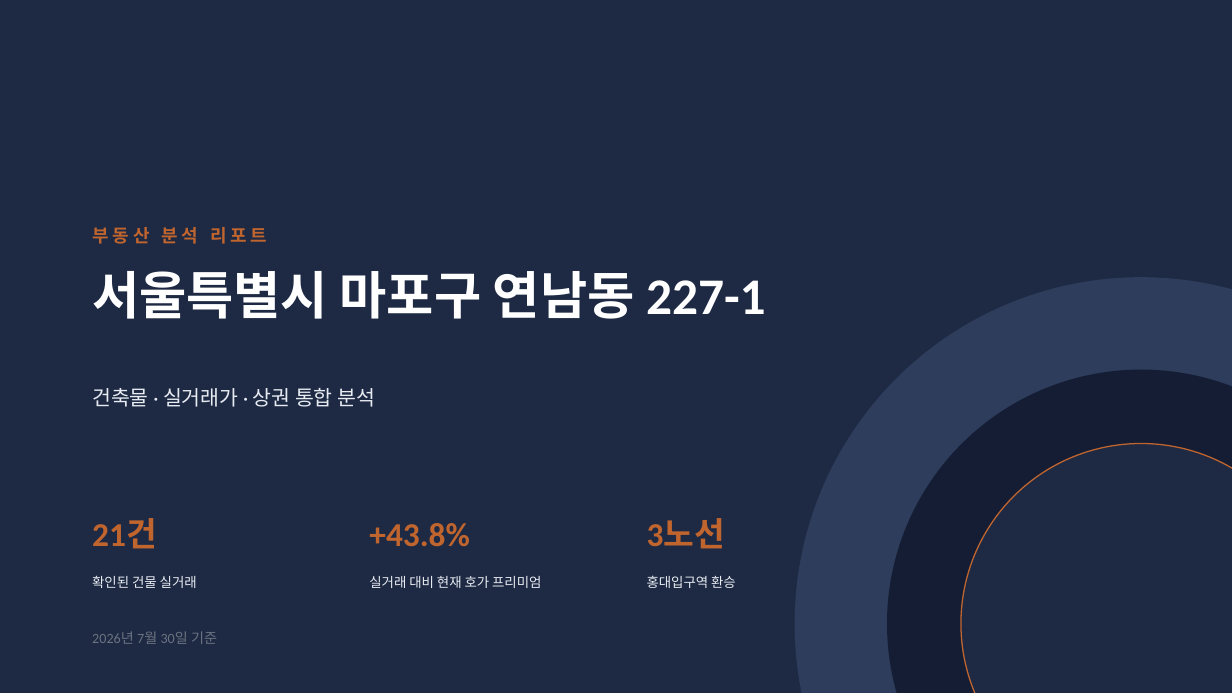
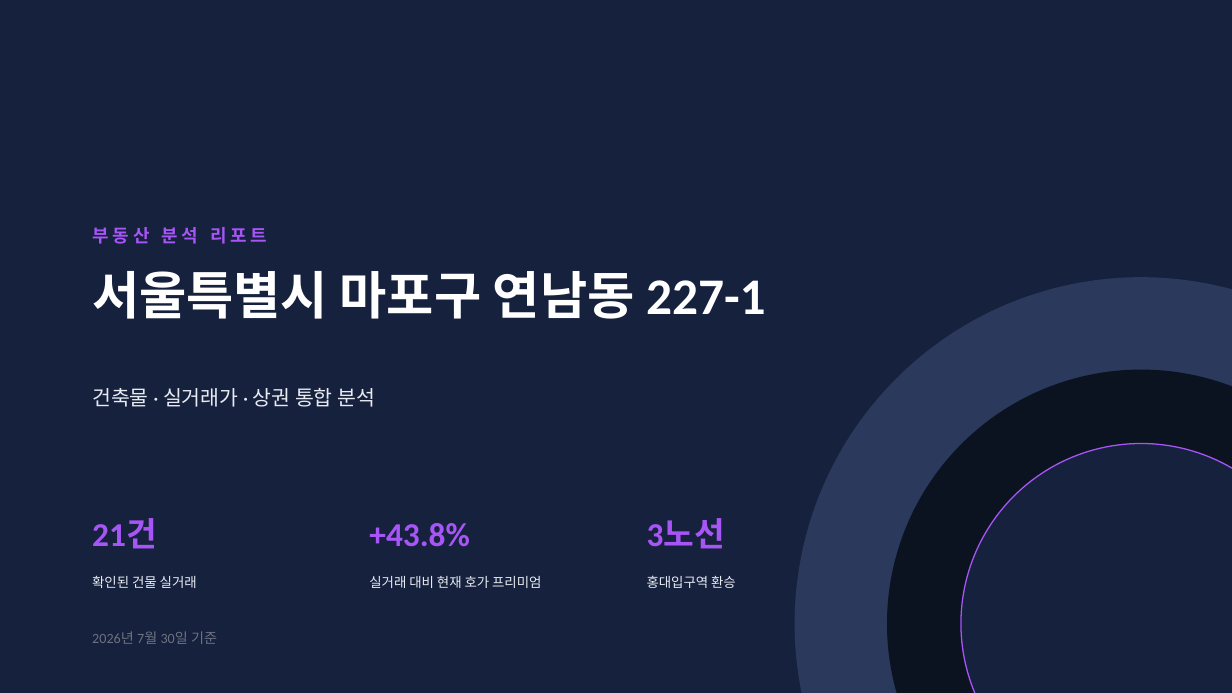
Before and after one commit to leegi1227/realestate-dashboard, a slide deck: slide 1 of report_template/report_template.pptx. Drawn at 1232x693 pixels with LibreOffice and Linux fonts; fonts in the diff are those of the drawing. Boxes give left, top, right and bottom in pixels: in the first picture for what was removed or moved away, otherwise in the second. Text is boxed around its words. In the diff, an @@ line names an element or a change of style, - is before the commit and + after.

```diff
--- a/report_template/report_template.pptx
+++ b/report_template/report_template.pptx
@@ background #1E2A44 to #16213E @@
@@ ellipse at [795, 277, 1232, 693]: fill #2E3D5C to #2A395C @@
@@ ellipse at [887, 370, 1232, 693]: fill #141D33 to #0B1220 @@
@@ ellipse at [961, 444, 1232, 693]: fill #1E2A44 to #16213E; outline #C1652F 1 pt to #A855F7 1 pt @@
@@ text colour #C1652F to #A855F7 in 4 elements at [92, 227, 267, 244], [92, 519, 157, 549], [369, 523, 470, 547], [647, 519, 725, 549] @@
```
Also in this commit, not shown: 16 other slides changed, 2 other files.
